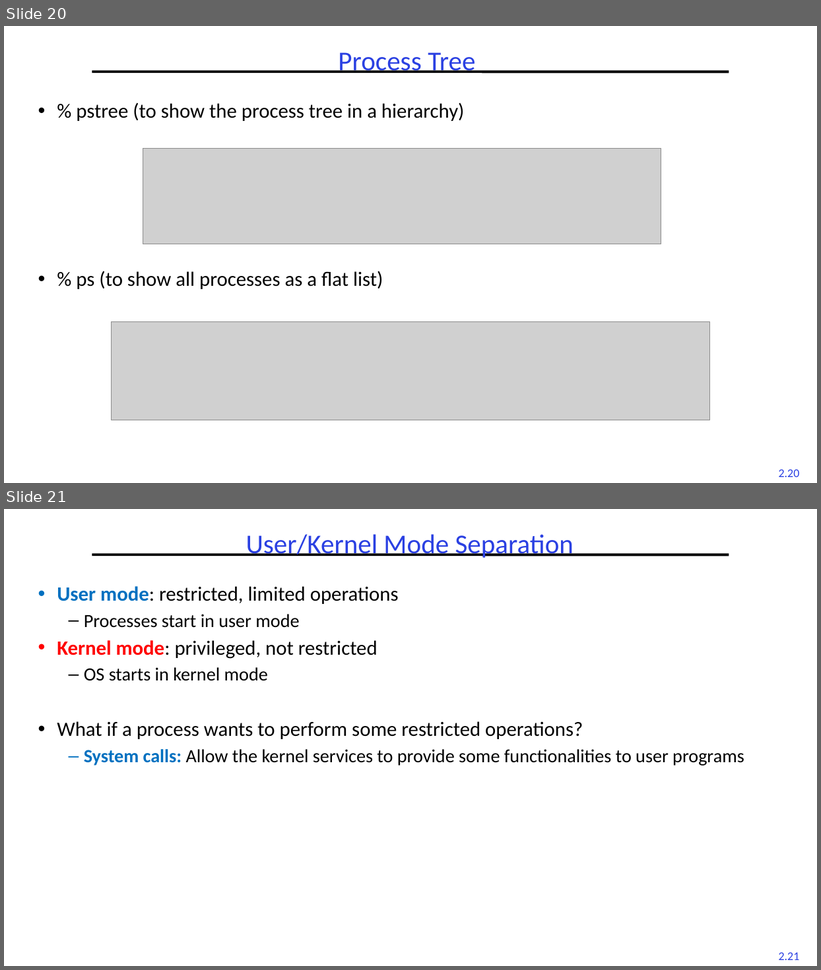
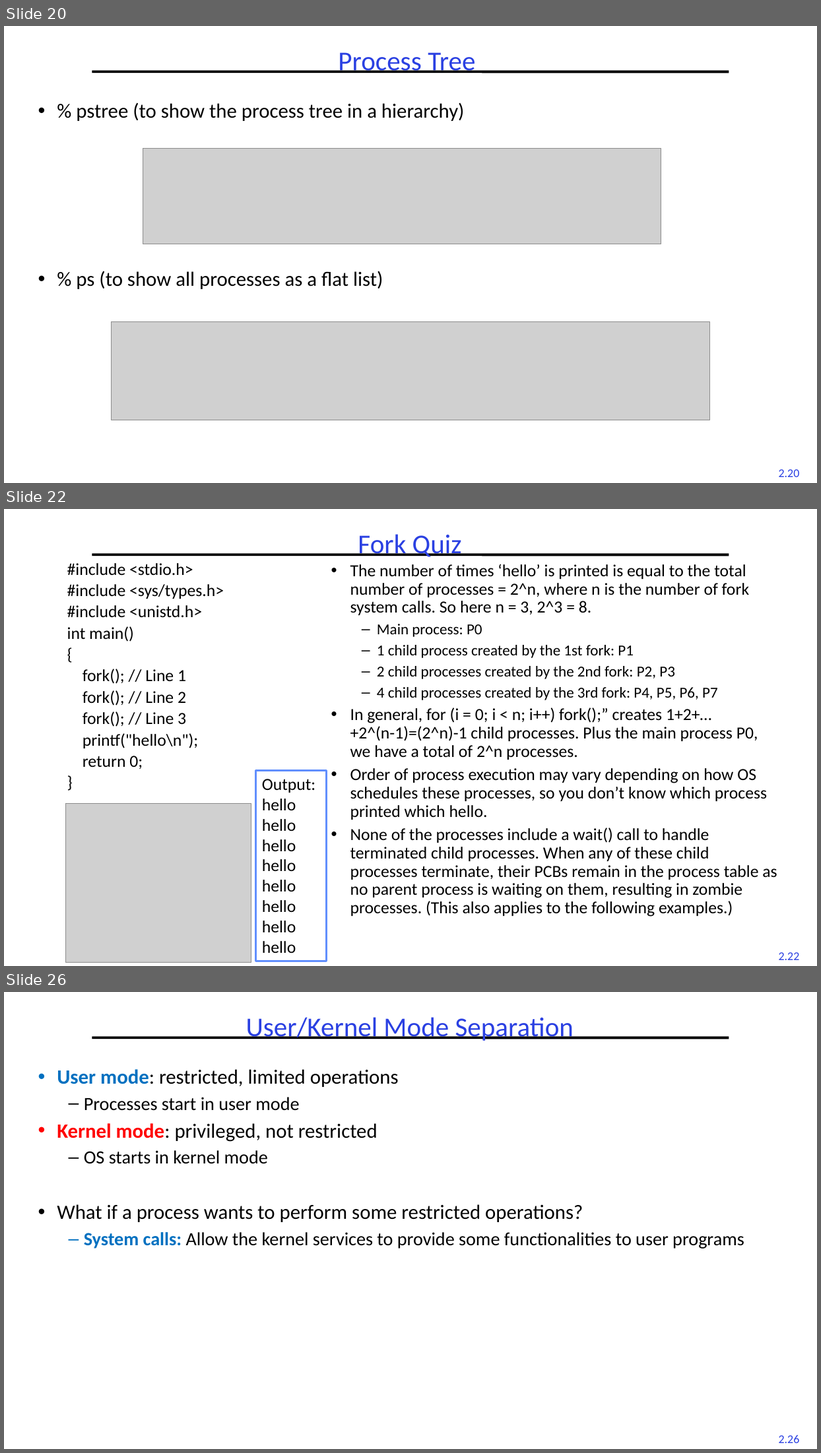
Before and after one commit to guhofstra/CSC256Fa25, a slide deck: PPTs/L2-Processes Threads.pptx. Shown one above the other, each under a label of ours: slides 20 and 21 before the commit, slides 20, 22 and 26 after it; the slides between them are not shown. The pictures are 821x970 and 821x1453 pixels, drawn with LibreOffice and Linux fonts; fonts in the diff are those of the drawing; grey boxes stand for pictures. Boxes give left, top, right and bottom in pixels: in the first picture for what was removed or moved away, otherwise in the second. Text is boxed around its words. In the diff, an @@ line names an element or a change of style, - is before the commit and + after.

```diff
--- a/PPTs/L2-Processes Threads.pptx
+++ b/PPTs/L2-Processes Threads.pptx
@@ slide 22 added at (4,509,817,966), background #FFFFFF; not listed: 2 template elements that a slide beside it also shows @@
@@ title added at (358,534,462,557), 32 pt, text #2A40E2 @@
+Fork Quiz
@@ text added at (67,563,224,769), 20 pt, text #000000 @@
+#include <stdio.h>
+#include <sys/types.h>
+#include <unistd.h>
+int main()
+{
+fork(); // Line 1
+fork(); // Line 2
+fork(); // Line 3
+printf("hello\n");
+return 0;
+}
@@ text added at (350,564,777,917), 20 pt, text #000000 @@
+• The number of times ‘hello’ is printed is equal to the total number of processes = 2^n, where n is the number of fork system calls. So here n = 3, 2^3 = 8.
+  – Main process: P0
+  – 1 child process created by the 1st fork: P1
+  – 2 child processes created by the 2nd fork: P2, P3
+  – 4 child processes created by the 3rd fork: P4, P5, P6, P7
+• In general, for (i = 0; i < n; i++) fork();” creates 1+2+…+2^(n-1)=(2^n)-1 child processes. Plus the main process P0, we have a total of 2^n processes.
+• Order of process execution may vary depending on how OS schedules these processes, so you don’t know which process printed which hello.
+• None of the processes include a wait() call to handle terminated child processes. When any of these child processes terminate, their PCBs remain in the process table as no parent process is waiting on them, resulting in zombie processes. (This also applies to the following examples.)
@@ rectangle added at (256,770,327,962), fill #FFFFFF, outline #618FFD 2 pt, 20 pt, text #000000 @@
+Output:
+hello
+hello
+hello
+hello
+hello
+hello
+hello
+hello
@@ picture added at (65,803,252,963) @@
@@ what was slide 21 is now slide 26 @@
@@ page number at (779,1436,800,1443): text changed @@
-2.21
+2.26
```
Also in this commit, not shown: 8 slides changed, 4 other slides added, 3 other files.
